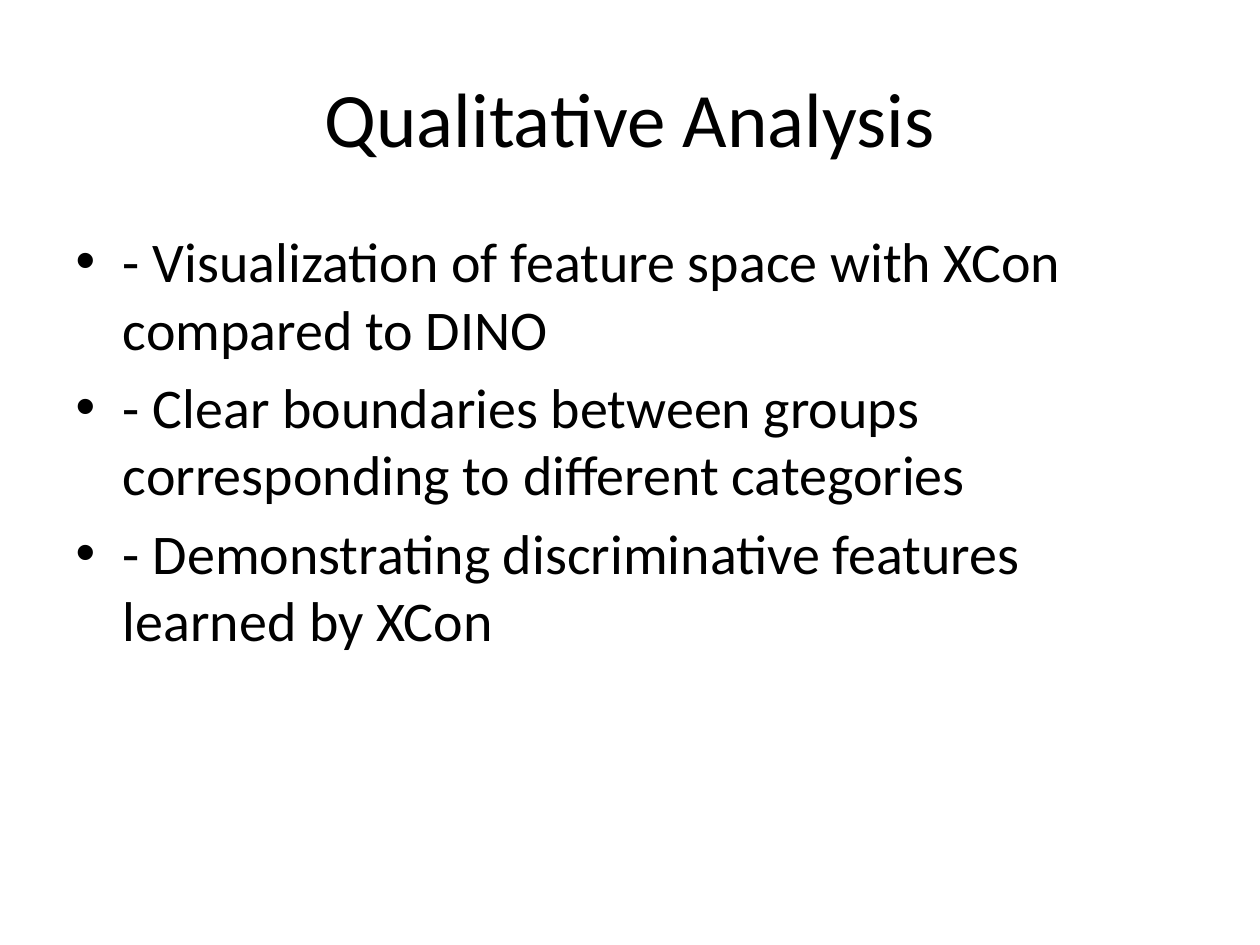
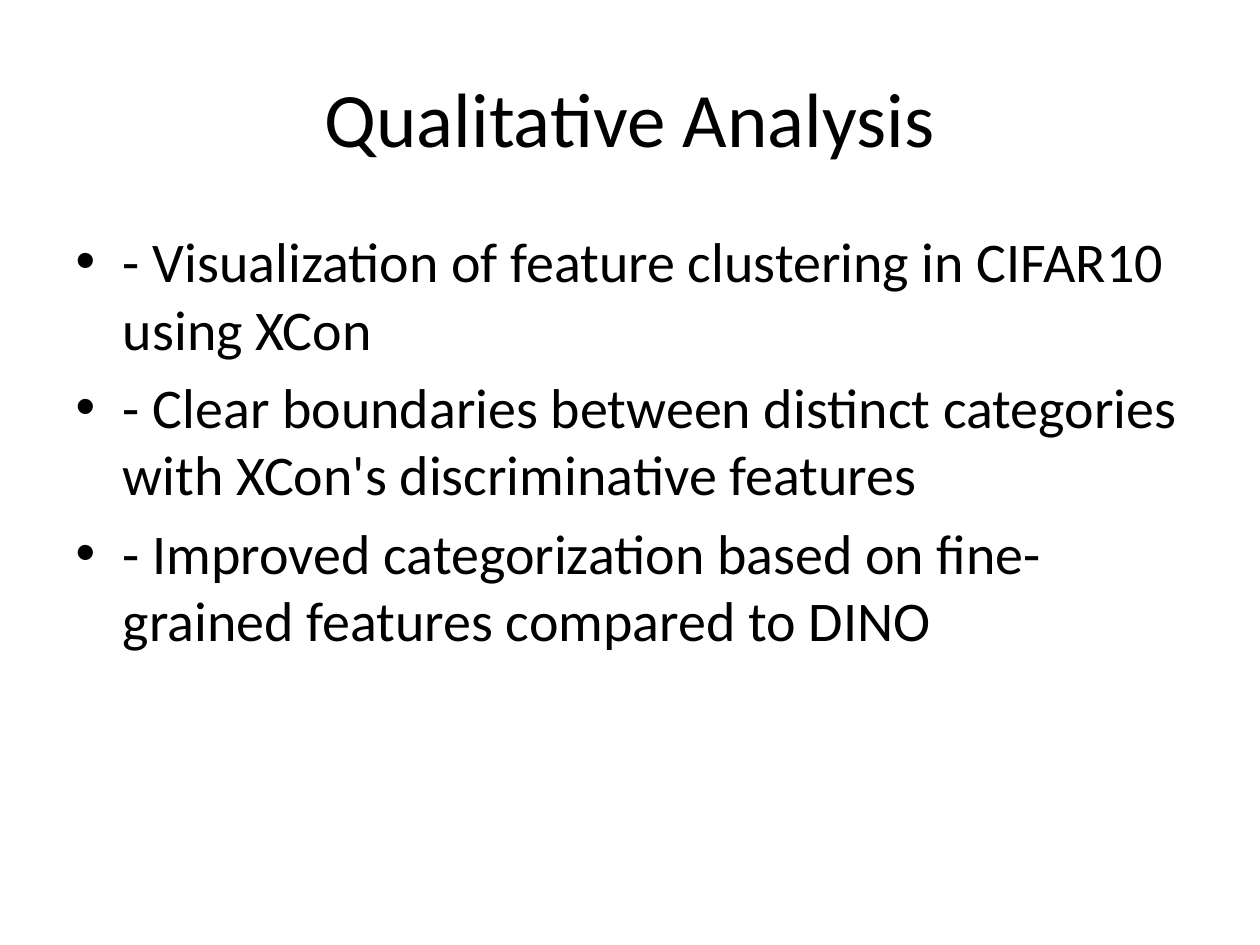
Before and after one commit to StephanieMussi/GRASPER, a slide deck: slide 9 of presentation.pptx. Drawn at 1260x945 pixels with LibreOffice and Linux fonts; fonts in the diff are those of the drawing. Boxes give left, top, right and bottom in pixels: in the first picture for what was removed or moved away, otherwise in the second. Text is boxed around its words. In the diff, an @@ line names an element or a change of style, - is before the commit and + after.

```diff
--- a/presentation.pptx
+++ b/presentation.pptx
@@ text at box(123, 243, 1176, 651): text changed @@
-• - Visualization of feature space with XCon compared to DINO
-• - Clear boundaries between groups corresponding to different categories
-• - Demonstrating discriminative features learned by XCon
+• - Visualization of feature clustering in CIFAR10 using XCon
+• - Clear boundaries between distinct categories with XCon's discriminative features
+• - Improved categorization based on fine-grained features compared to DINO
```
Also in this commit, not shown: 7 other slides changed, 1 slide added, 1 slide removed, 1 other file.
